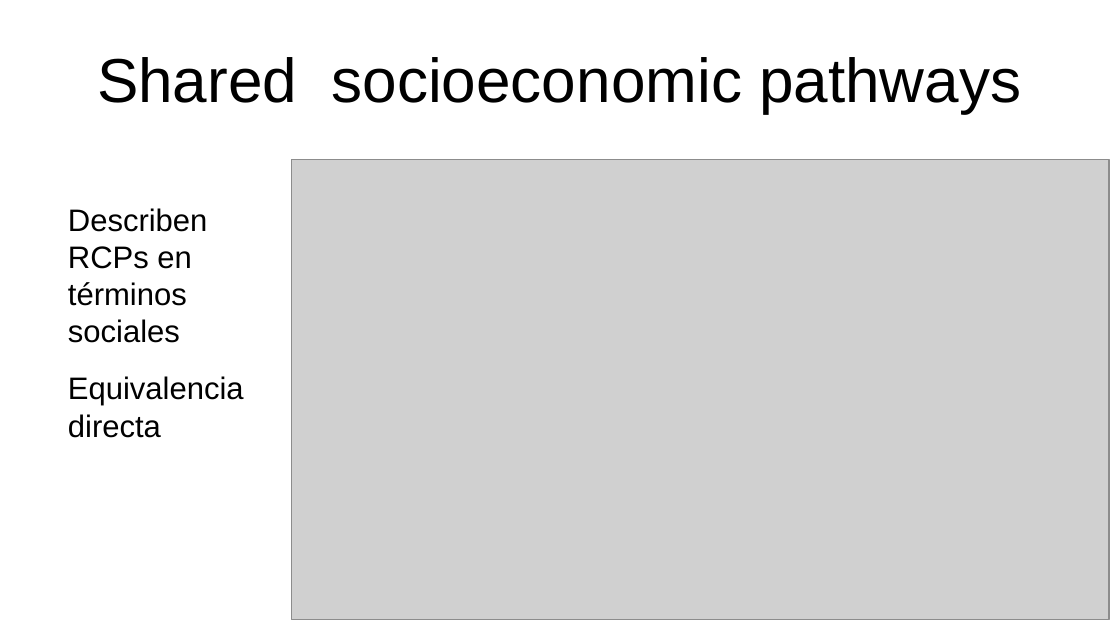
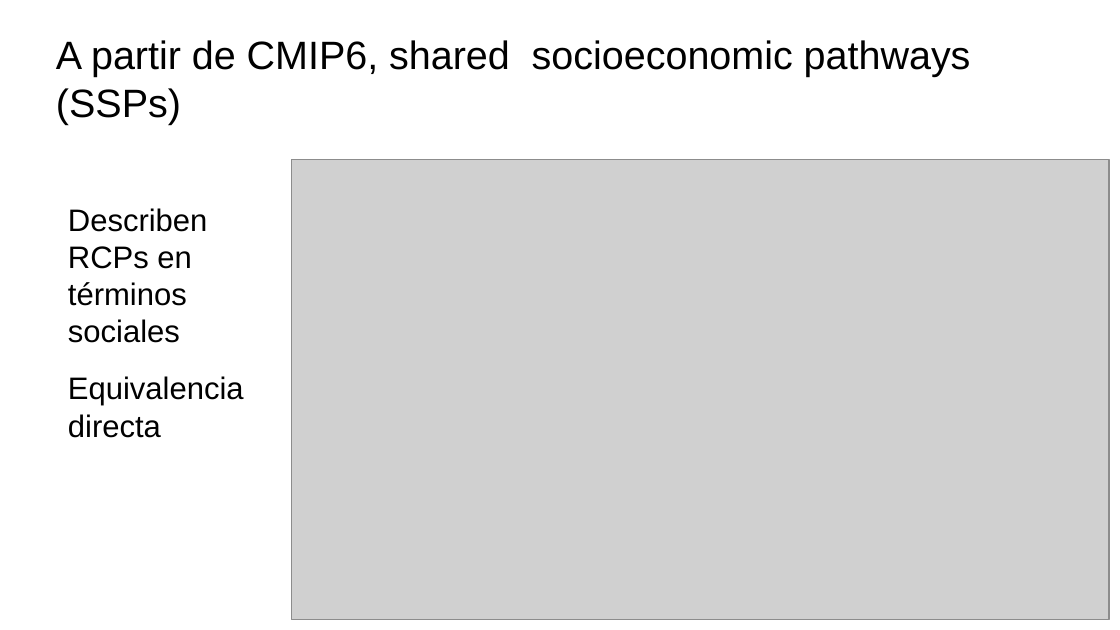
Before and after one commit to gerardommc/Ecologia-Teorica-II, a slide deck: slide 17 of Cambio-climatico/Escenarios.odp (slide 13 before the commit). Drawn at 1120x630 pixels with LibreOffice and Linux fonts; fonts in the diff are those of the drawing; grey boxes stand for pictures. Boxes give left, top, right and bottom in pixels: in the first picture for what was removed or moved away, otherwise in the second. Text is boxed around its words. In the diff, an @@ line names an element or a change of style, - is before the commit and + after.

```diff
--- a/Cambio-climatico/Escenarios.odp
+++ b/Cambio-climatico/Escenarios.odp
@@ title at [56, 40, 971, 124]: text changed; size 44 to 28 pt @@
-Shared socioeconomic pathways
+A partir de CMIP6, shared socioeconomic pathways (SSPs)
```
Also in this commit, not shown: 5 other slides changed, 20 slides added, 1 slide removed, 23 other files.
